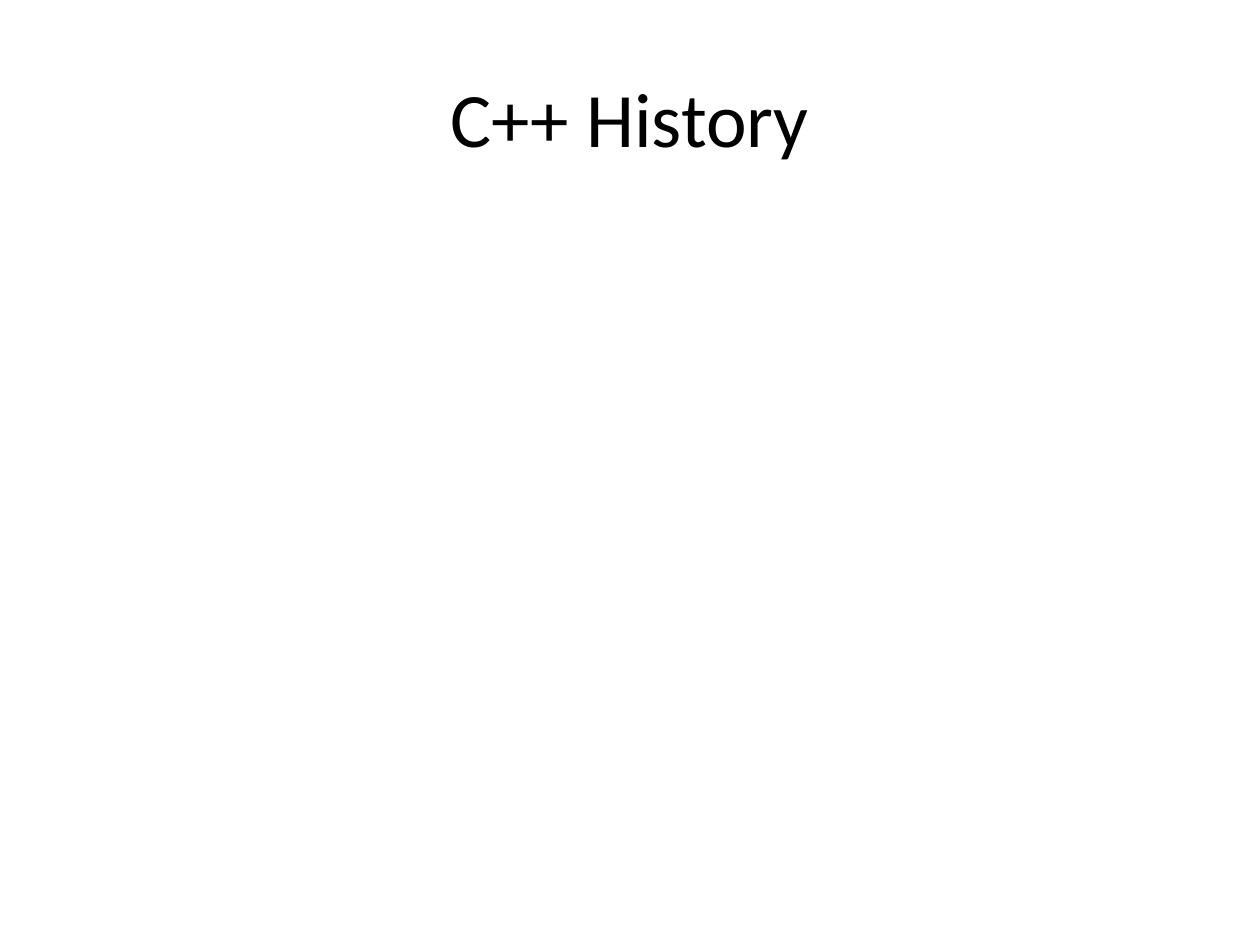
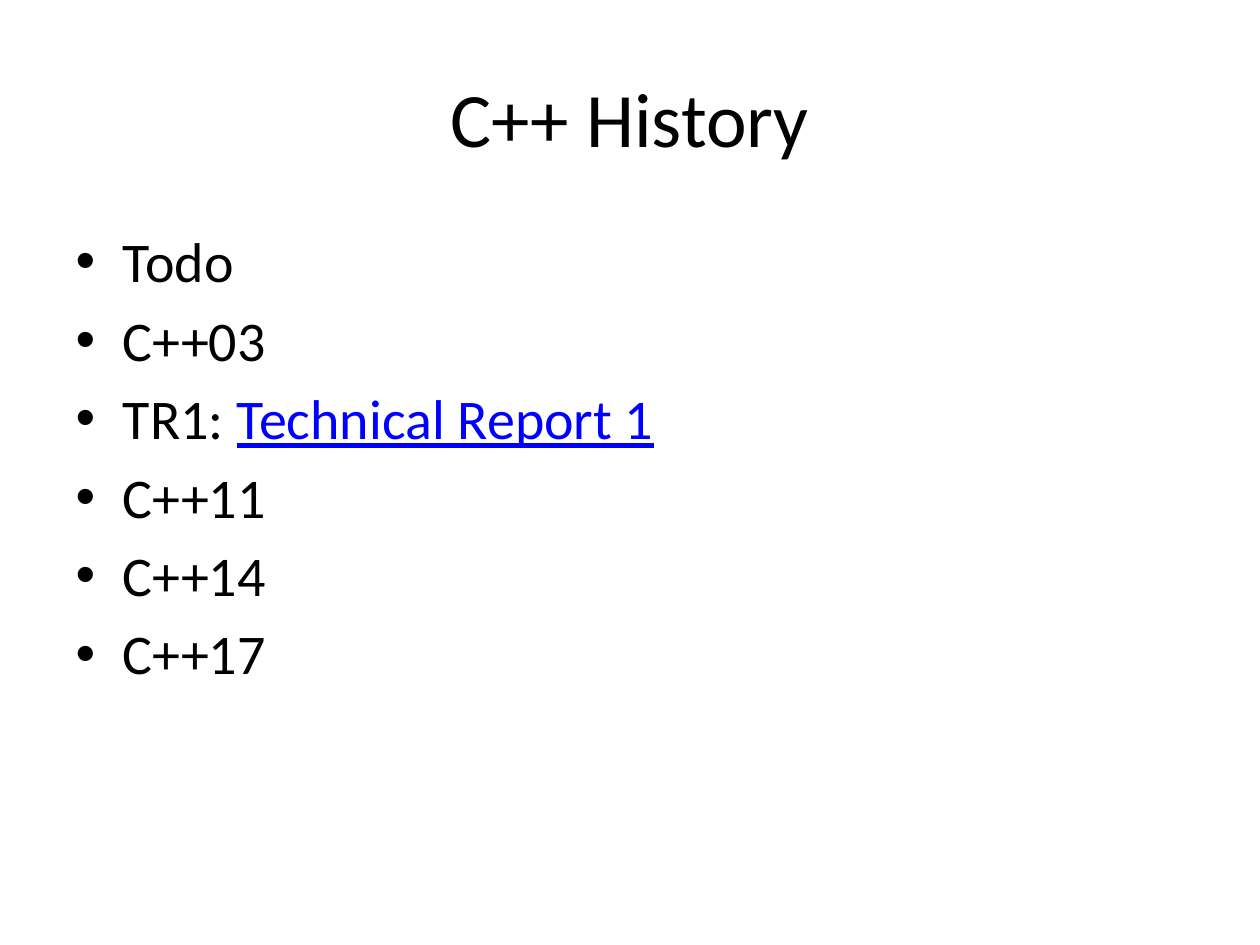
Before and after one commit to fellmad/FunWithCpp11, a slide deck: slide 4 of doc/Fun_with_C++11.pptx. Drawn at 1260x945 pixels with LibreOffice and Linux fonts; fonts in the diff are those of the drawing. Boxes give left, top, right and bottom in pixels: in the first picture for what was removed or moved away, otherwise in the second. Text is boxed around its words. In the diff, an @@ line names an element or a change of style, - is before the commit and + after.

```diff
--- a/doc/Fun_with_C++11.pptx
+++ b/doc/Fun_with_C++11.pptx
@@ text added at [123, 243, 653, 675], 32 pt, text #000000 @@
+• Todo
+• C++03
+• TR1: Technical Report 1
+• C++11
+• C++14
+• C++17
```
Also in this commit, not shown: 10 other slides changed, 2 slides added, 2 other files.
